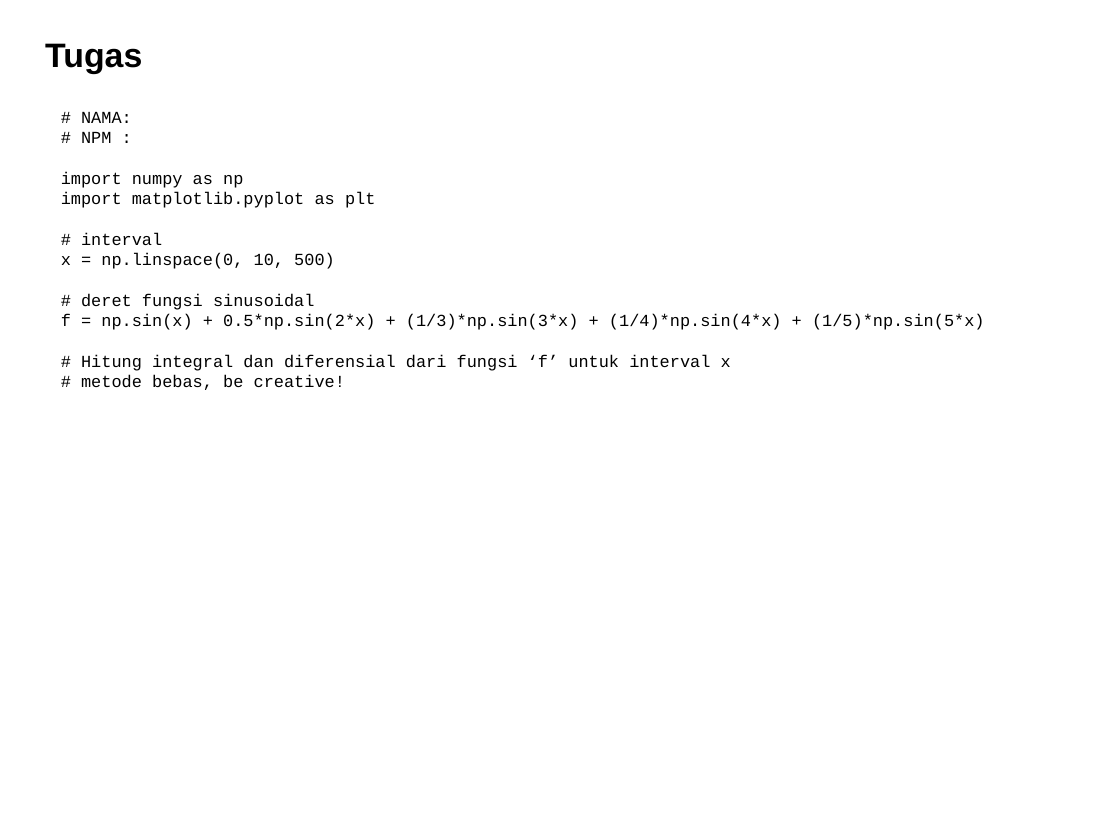
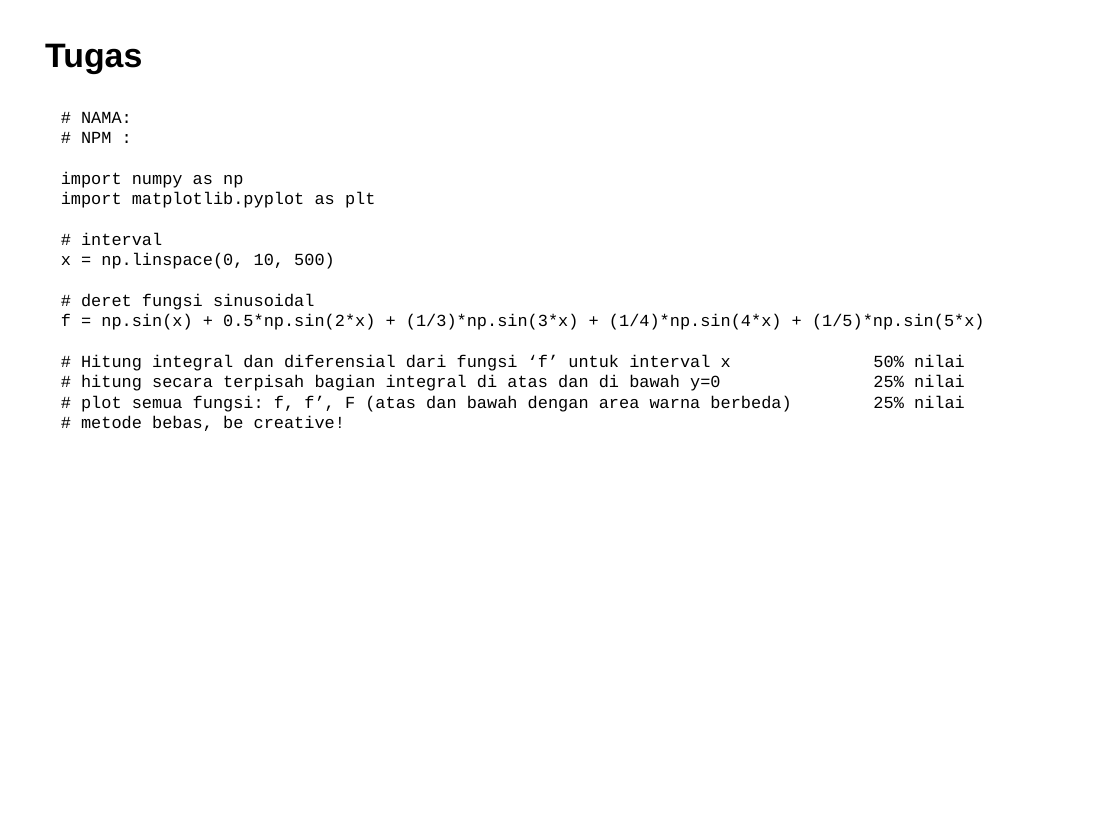
Before and after one commit to jendralhxr/metnummatdis, a slide deck: slide 8 of anum-integraldifferensial.odp. Drawn at 1120x840 pixels with LibreOffice and Linux fonts; fonts in the diff are those of the drawing. Boxes give left, top, right and bottom in pixels: in the first picture for what was removed or moved away, otherwise in the second. Text is boxed around its words. In the diff, an @@ line names an element or a change of style, - is before the commit and + after.

Commit message:
kriteria penilaian tugas

```diff
--- a/anum-integraldifferensial.odp
+++ b/anum-integraldifferensial.odp
@@ text at [81, 354, 791, 412]: text changed @@
-# Hitung integral dan diferensial dari fungsi ‘f’ untuk interval x
+# Hitung integral dan diferensial dari fungsi ‘f’ untuk interval x 50% nilai
+# hitung secara terpisah bagian integral di atas dan di bawah y=0 25% nilai
+# plot semua fungsi: f, f’, F (atas dan bawah dengan area warna berbeda) 25% nilai
```
